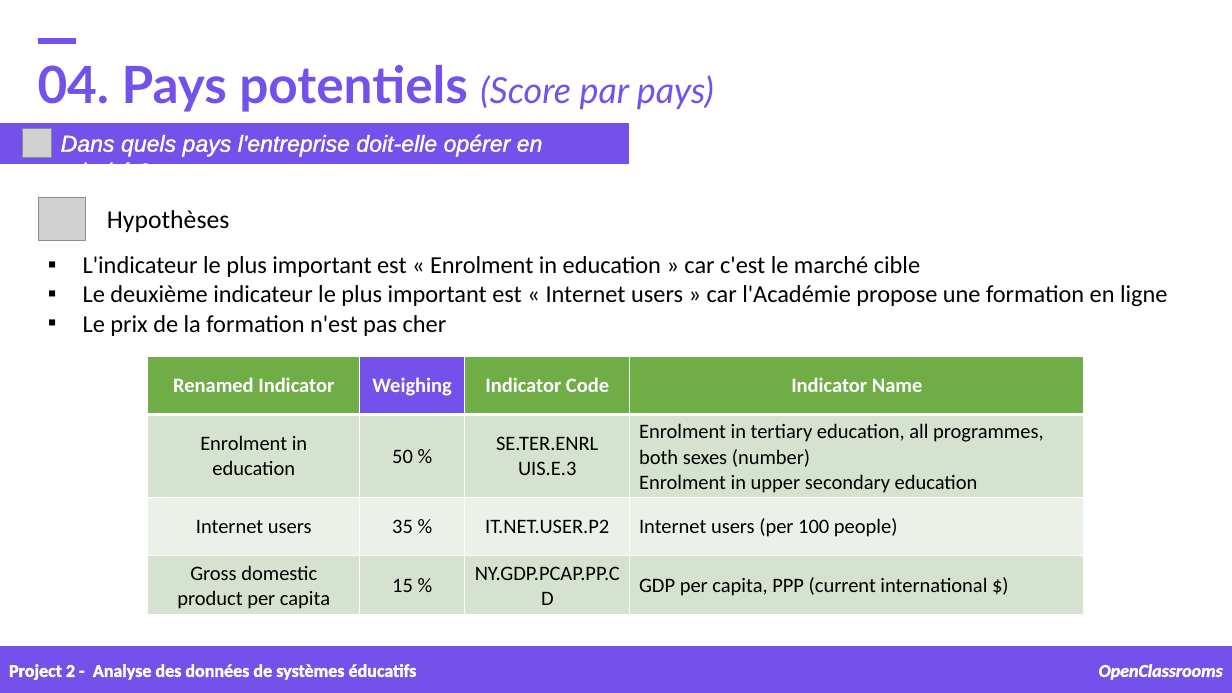
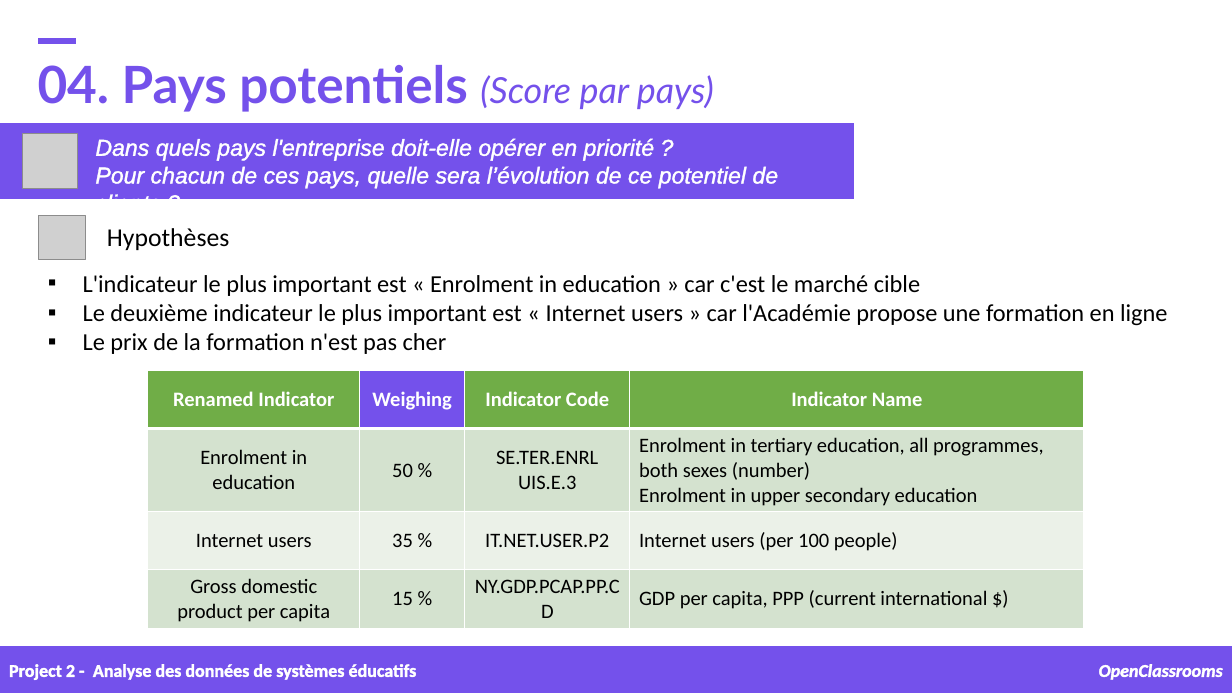
Before and after one commit to samirhinojosa/OC-P2-education-statistics, a slide deck: slide 15 of supports/P2_02_presentation v1.pptx. Drawn at 1232x693 pixels with LibreOffice and Linux fonts; fonts in the diff are those of the drawing; grey boxes stand for pictures; background and template pictures are left out. Boxes give left, top, right and bottom in pixels: in the first picture for what was removed or moved away, otherwise in the second. Text is boxed around its words. In the diff, an @@ line names an element or a change of style, - is before the commit and + after.

Commit message:
Updating presentation

```diff
--- a/supports/P2_02_presentation v1.pptx
+++ b/supports/P2_02_presentation v1.pptx
@@ rectangle: place and size @@
-rectangle at [0, 123, 628, 164]
+rectangle at [0, 124, 854, 199]
@@ picture: place and size @@
-picture at [22, 128, 51, 157]
+picture at [22, 134, 77, 189]
@@ text "Dans quels pays l'entreprise doit-elle ...": place and size @@
-text "Dans quels pays l'entreprise doit-elle ..." at [61, 134, 543, 164]
+text "Dans quels pays l'entreprise doit-elle ..." at [95, 138, 778, 199]
@@ text at [95, 166, 778, 199]: paragraph added @@
+Pour chacun de ces pays, quelle sera l’évolution de ce potentiel de clients ?
@@ 2 texts, 1 picture: place and size @@
-2 texts, 1 picture at [39, 198, 1168, 336]
+2 texts, 1 picture at [39, 216, 1168, 354]
@@ table: place and size @@
-table at [148, 357, 1084, 615]
+table at [148, 371, 1084, 628]
```
Also in this commit, not shown: 3 other slides changed.
